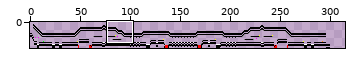
Edited in one commit: sprite sheet (magic/levels/1,1.png). The picture above shows the old version from afar; the outline marks the close-up.
Close-up. Before:
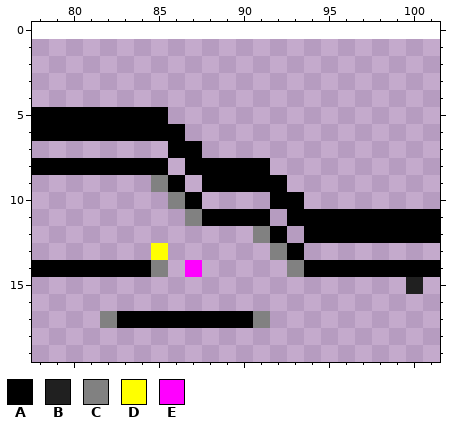
The file is 300x25 pixels. Colours within 5 levels of each other are drawn and written as one. Shown: x 78..101, y 0..19. The old version is drawn lined up with the new one, on the new canvas. The commit also changed other parts of the picture, which this record leaves out.
Palette (. is transparent): A #000000  B #202020  C #818181  D #ffff00  E #ff00ff
Pixels before, first column x 78:
 5 AAAAAAAA................
 6 AAAAAAAAA...............
 7 ........AA..............
 8 AAAAAAAA.AAAAA..........
 9 .......CA.AAAAA.........
10 ........CA....AA........
11 .........CAAAA.AAAAAAAAA
12 .............CA.AAAAAAAA
13 .......D......CA........
14 AAAAAAAC.E.....CAAAAAAAA
15 ......................B.
16 ........................
17 ....CAAAAAAAAC..........
The result:
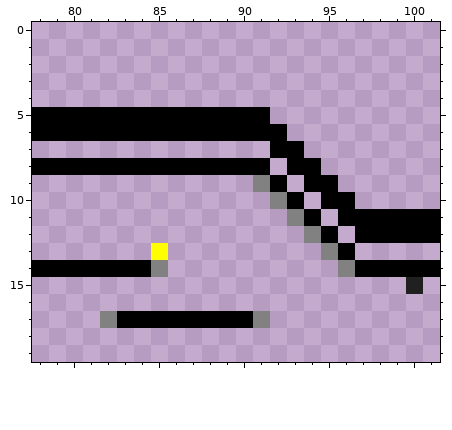
Changes in this commit:
canvas 300x25 -> 315x26, the old top-left corner now at 0,1
y 5: x 86..91 ...... -> AAAAAA
y 6: x 87..92 ...... -> AAAAAA
y 7: x 86..87 AA -> ..; x 92..93 .. -> AA
y 8: x 86 . -> A; x 93..94 .. -> AA
y 9: x 85..86 CA -> ..; x 88..91 AAAA -> ...C; x 94..95 .. -> AA
y 10: x 86..87 CA -> ..; x 92 A -> C; x 95..96 .. -> AA
y 11: x 87..91 CAAAA -> .....; x 93 A -> C; x 95 A -> .
y 12: x 91..92 CA -> ..; x 94 A -> C; x 96 A -> .
y 13: x 92..93 CA -> ..; x 95..96 .. -> CA
y 14: x 87 E -> .; x 93..96 CAAA -> ...C
Boxes around the changes in both close-ups, in picture pixels (x1, y1, x2, y2):
changed: (151, 107, 355, 277)
